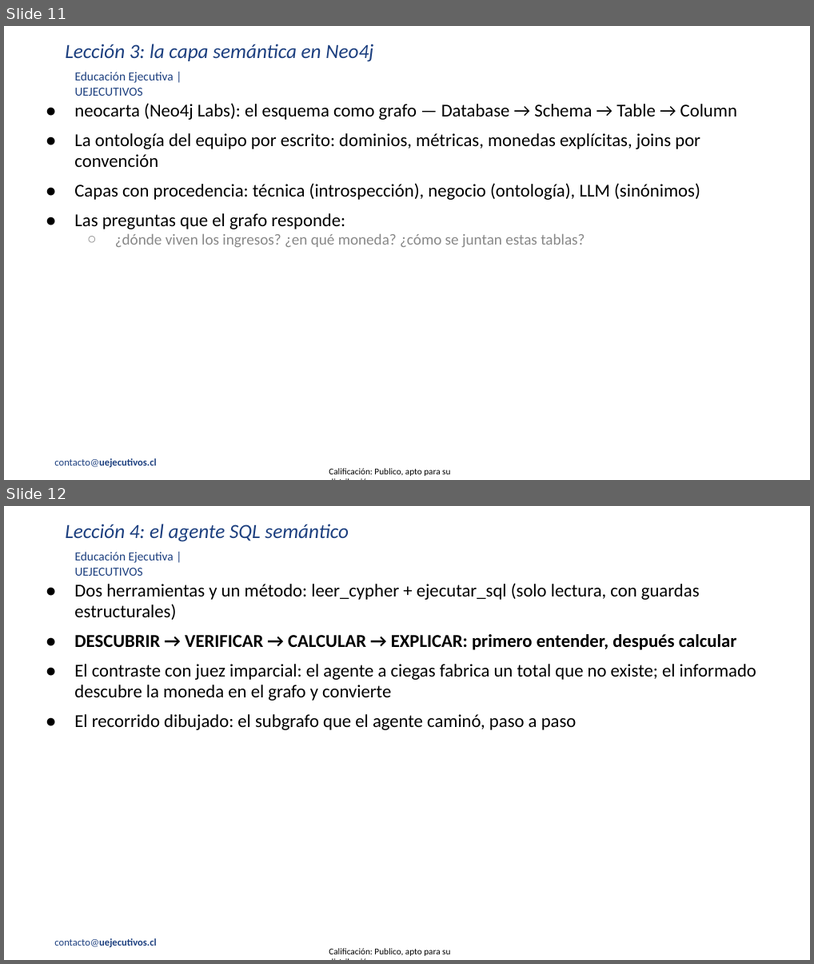
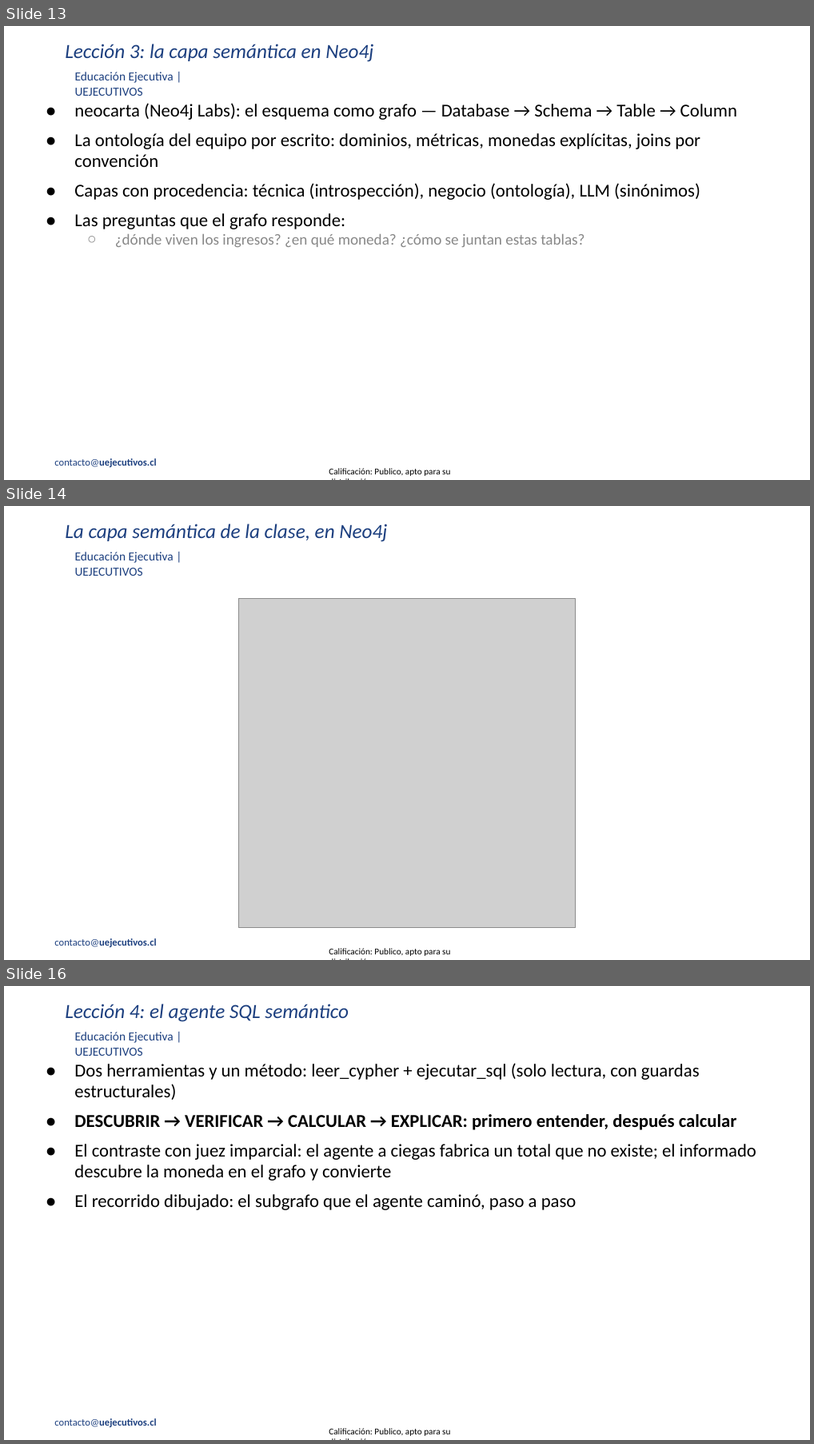
Before and after one commit to josepenam/clases-diplomado-gen-ia, a slide deck: class_5_4_integraciones/deck/deck_5_4_integraciones.pptx. Shown one above the other, each under a label of ours: slides 11 and 12 before the commit, slides 13, 14 and 16 after it; the slides between them are not shown. The pictures are 814x964 and 814x1444 pixels, drawn with LibreOffice and Linux fonts; fonts in the diff are those of the drawing; grey boxes stand for pictures; background and template pictures are left out. Boxes give left, top, right and bottom in pixels: in the first picture for what was removed or moved away, otherwise in the second. Text is boxed around its words. In the diff, an @@ line names an element or a change of style, - is before the commit and + after.

```diff
--- a/class_5_4_integraciones/deck/deck_5_4_integraciones.pptx
+++ b/class_5_4_integraciones/deck/deck_5_4_integraciones.pptx
@@ slide 14 added at (x1=4, y1=506, x2=810, y2=960), background picture (left out); not listed: 3 template elements that a slide beside it also shows @@
@@ title added at (x1=65, y1=524, x2=387, y2=542), 18 pt, text #1C3F7F, italic @@
+La capa semántica de la clase, en Neo4j
@@ picture added at (x1=238, y1=599, x2=575, y2=928) @@
@@ what was slide 11 is now slide 13 @@
@@ what was slide 12 is now slide 16 @@
```
Also in this commit, not shown: 3 other slides added.
